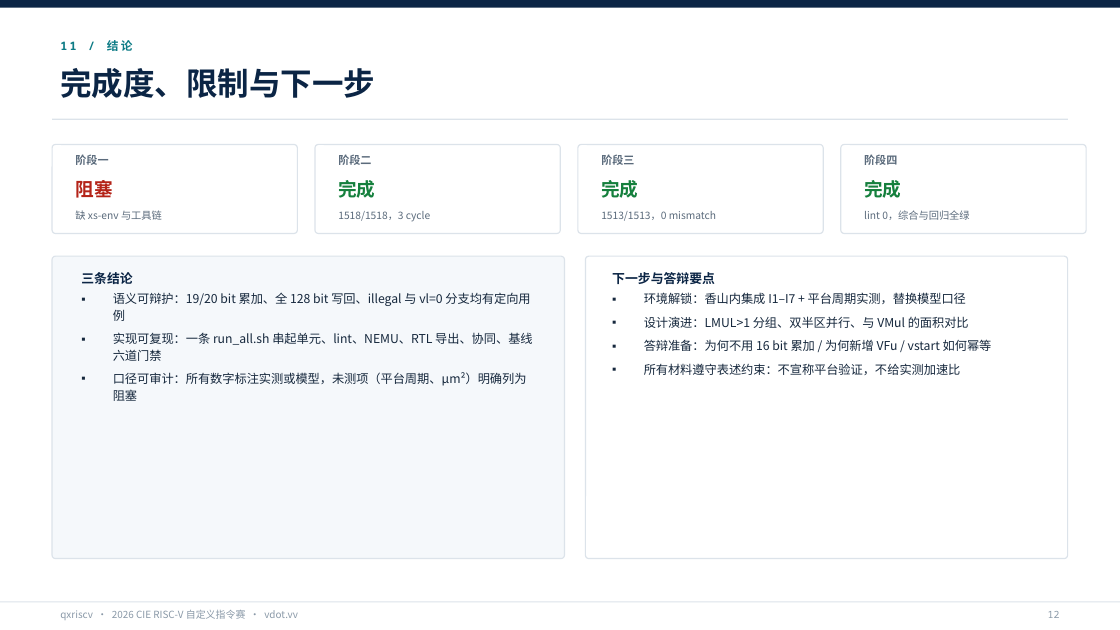
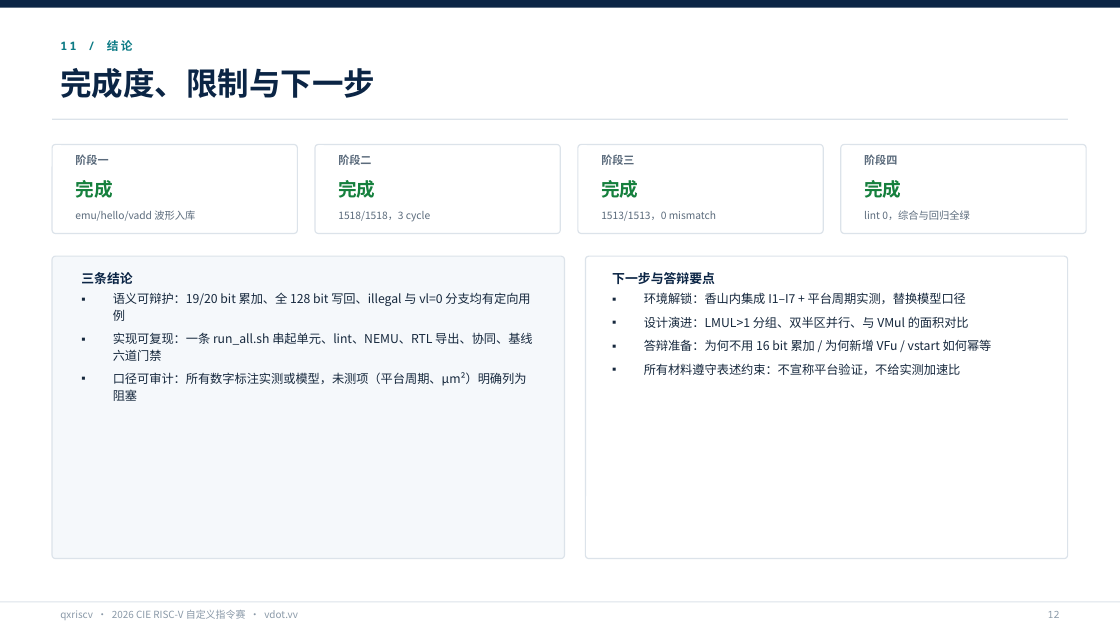
Before and after one commit to itongxiaojun/cie2026-qxriscv-xiangshan-vdot, a slide deck: slide 12 of docs/submission/qxriscv-vdot-2026CIE.pptx. Drawn at 1120x630 pixels with LibreOffice and Linux fonts; fonts in the diff are those of the drawing. Boxes give left, top, right and bottom in pixels: in the first picture for what was removed or moved away, otherwise in the second. Text is boxed around its words. In the diff, an @@ line names an element or a change of style, - is before the commit and + after.

Commit message:
feat(phase1): 完成香山 emu/hello/vadd 波形并统一全仓阶段状态
- 新增阶段一证据：01–04 原始日志、vadd 波形截图、逐 cycle 分析文档与波形解析脚本
- 修复裸机用例：UART THR 改为 0x40600004、nemu_trap 结束、vadd 前使能 mstatus.FS/VS
- env.md 重写为当前环境基线 + 旧机历史；PROGRESS/README/ipd/阶段二至四报告同步为阶段一闭环
- 更新提交模板与 PR 描述，按新源码重新生成答辩 PPTX

```diff
--- a/docs/submission/qxriscv-vdot-2026CIE.pptx
+++ b/docs/submission/qxriscv-vdot-2026CIE.pptx
@@ text at [75,180,112,198]: text changed; text colour #B42318 to #15803D @@
-阻塞
+完成
@@ text at [75,210,195,221]: text changed @@
-缺 xs-env 与工具链
+emu/hello/vadd 波形入库
```
Also in this commit, not shown: 4 other slides changed, 29 other files.
